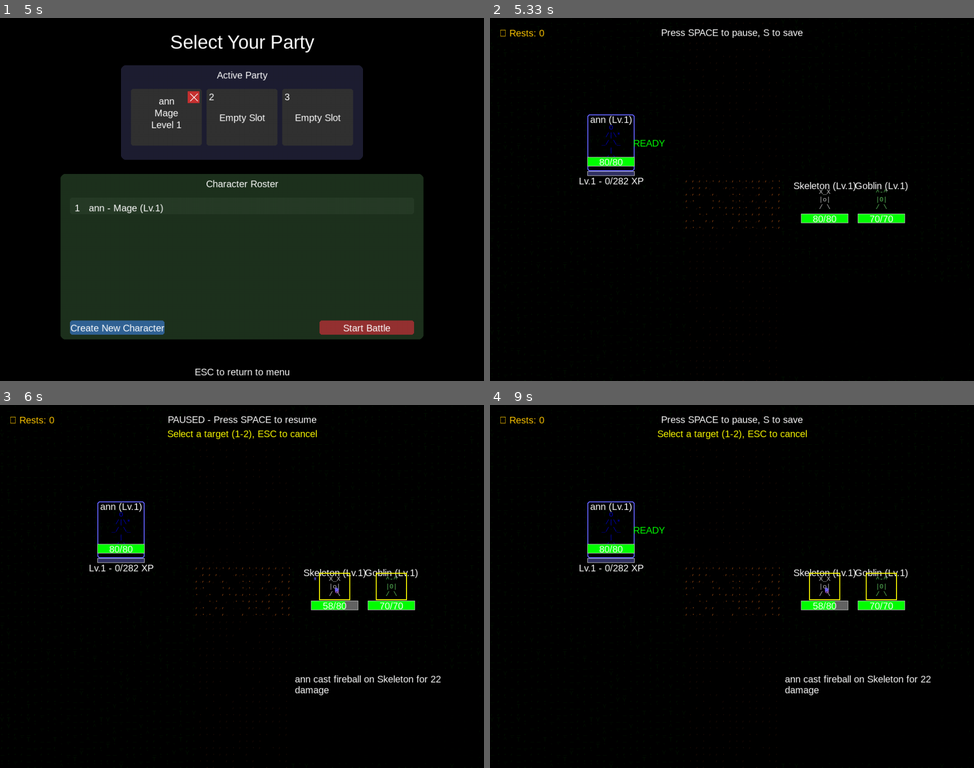
Above: before the commit, frames 1-4 (two rows, left to right).
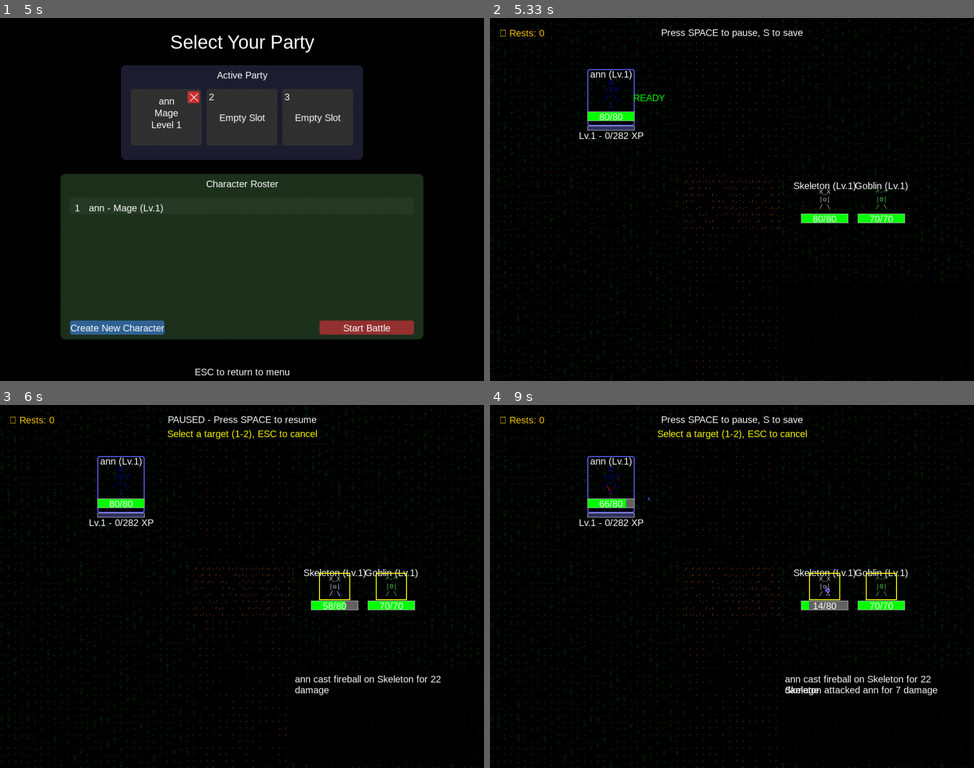
Above: after the commit, the same moments.

Repository: Aldathor/AutoRPGPygame
Game: pygame game, started from Code/main.py
Two runs of this game, one before a commit and one after it. Both use one fixed random seed, a clock stepped at 60 frames per second and the inputs below.
Inputs (mouse positions are in pixels of both pictures, inside the frame that each line leads up to):
- Up to frame 1 (5 s): tap C at 0.33, 2 s; click "Create New Character" at 0.72 s; click "Create New Character" at 1.05 s; press the mouse at (280, 268) at 1.37 s; move the mouse to (179, 272) at 1.47 s; release the mouse at (82, 272) at 1.6 s; tap Space at 1.67 s; press the mouse at (280, 268) at 2.37 s; move the mouse to (183, 210) at 2.47 s; release the mouse at (87, 152) at 2.6 s; click "Create New Character" at 2.72 s; press the mouse at (324, 181) at 3.03 s; move the mouse to (309, 137) at 3.13 s; release the mouse at (295, 94) at 3.27 s; tap Enter at 3.33, 4 s; type "ann" at 3.67 s; click "Create New Character" at 4.05 s; press the mouse at (280, 268) at 4.37 s; move the mouse to (348, 181) at 4.47 s; release the mouse at (416, 94) at 4.6 s; click "1" at 4.72 s
- Up to frame 2 (5.33 s): click "Start Battle" at 5.05 s
- Up to frame 3 (6 s): hold A 5.33-5.87 s; move the mouse to (135, 699) at 5.37 s; tap Space at 5.97 s
- Up to frame 4 (9 s): tap Space at 6.3, 6.6, 6.73, 7.13, 7.43, 7.8, 8.2, 8.5, 8.7 s

Frame 1 is identical in both runs. In frame 2, 3.1% of the frame differs, in the area x 0-100%, y 0-100%; in frame 3, 3.0%; in frame 4, 3.6%.

Commit message:
0.0.8
Currently only one character is attacking. Non of the enemies are attacking. This is related to the animations. And it needs to be repaired.

Diff:
--- a/Code/combat/battle_manager.py
+++ b/Code/combat/battle_manager.py
@@ -56,6 +56,8 @@
             if self.last_action_time >= BATTLE_TIMER_INTERVAL:
                 self.last_action_time = 0
                 self._process_battle_actions()
+
+        print(f"Animations: {len(self.animations)}, Character cooldowns: {[c.attack_cooldown for c in self.game_state.party if c]}")
 
     def _process_battle_actions(self):
         """Process one round of battle actions"""
--- a/Code/game/game_controller.py
+++ b/Code/game/game_controller.py
@@ -89,6 +89,7 @@
         if self.game_state.current_state == STATE_BATTLE and not self.game_state.battle_paused:
             self.battle_manager.update(delta_time)
             self.enemy_spawner.update(delta_time)
+            self.animation_helper.update(delta_time)
 
         # Always update UI
         self.ui_manager.update(delta_time)
--- a/Code/ui/ascii_background.py
+++ b/Code/ui/ascii_background.py
@@ -106,13 +106,13 @@
 
         # Render forest background with reduced alpha
         overlay = pygame.Surface((self.screen_width, self.screen_height), pygame.SRCALPHA)
-        overlay.fill((0, 0, 0, 150))  # Semi-transparent black
+        overlay.fill((0, 0, 0, 100))  # Semi-transparent black
 
         for y, row in enumerate(self.forest):
             for x, cell in enumerate(row):
                 text = self.font.render(cell["char"], True, cell["color"])
                 # Add some alpha to the text to make it subtle
-                text.set_alpha(128)
+                text.set_alpha(300)
                 screen.blit(text, (x * 14, y * 14))
 
         # Overlay to darken background
--- a/Code/ui/party_ui.py
+++ b/Code/ui/party_ui.py
@@ -269,7 +269,7 @@
             xp_bar (XPBar): XP bar component
         """
         # Calculate positions for party members
-        character_spacing = 120
+        character_spacing = 180
         party_center_x = SCREEN_WIDTH // 4
         party_center_y = SCREEN_HEIGHT // 2
 
@@ -277,7 +277,7 @@
         for i, character in enumerate(self.game_state.party):
             if character:
                 # Calculate position (vertical arrangement)
-                char_y = party_center_y + (i - 1) * character_spacing
+                char_y = party_center_y + (i - 1) * character_spacing * 1.2
 
                 # Highlight active character
                 if i == self.game_state.active_character_index:
Binary file added: Screenshots/MM8.png
